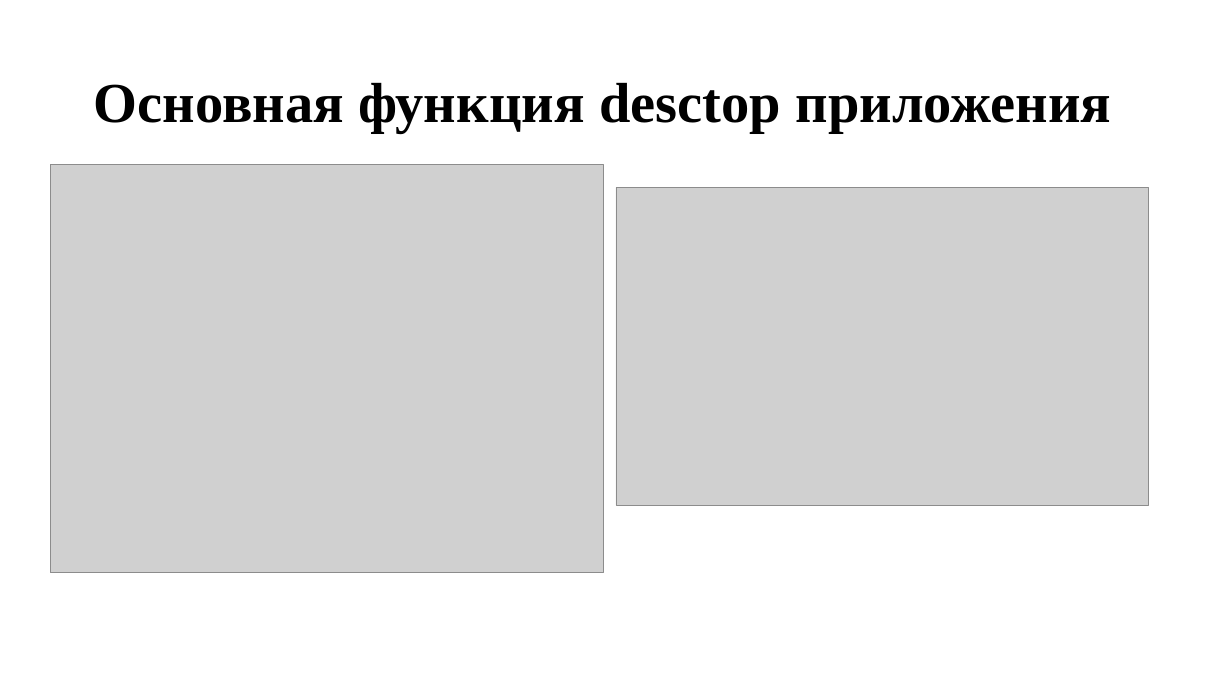
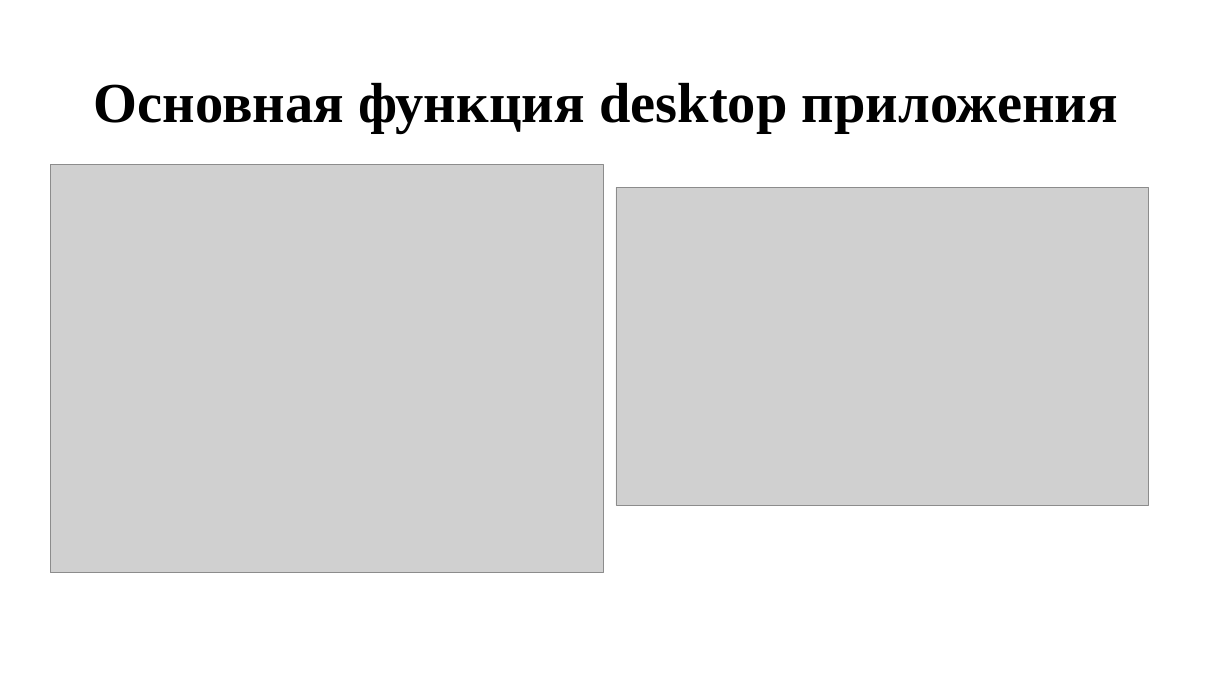
Before and after one commit to wasereter/Practika, a slide deck: slide 5 of Чистяков Василий.pptx. Drawn at 1232x693 pixels with LibreOffice and Linux fonts; fonts in the diff are those of the drawing; grey boxes stand for pictures. Boxes give left, top, right and bottom in pixels: in the first picture for what was removed or moved away, otherwise in the second. Text is boxed around its words. In the diff, an @@ line names an element or a change of style, - is before the commit and + after.

```diff
--- a/Чистяков Василий.pptx
+++ b/Чистяков Василий.pptx
@@ title at <box>94,82,1118,133</box>: text changed @@
-Основная функция desctop приложения
+Основная функция desktop приложения
```
Also in this commit, not shown: 1 other slide changed.
